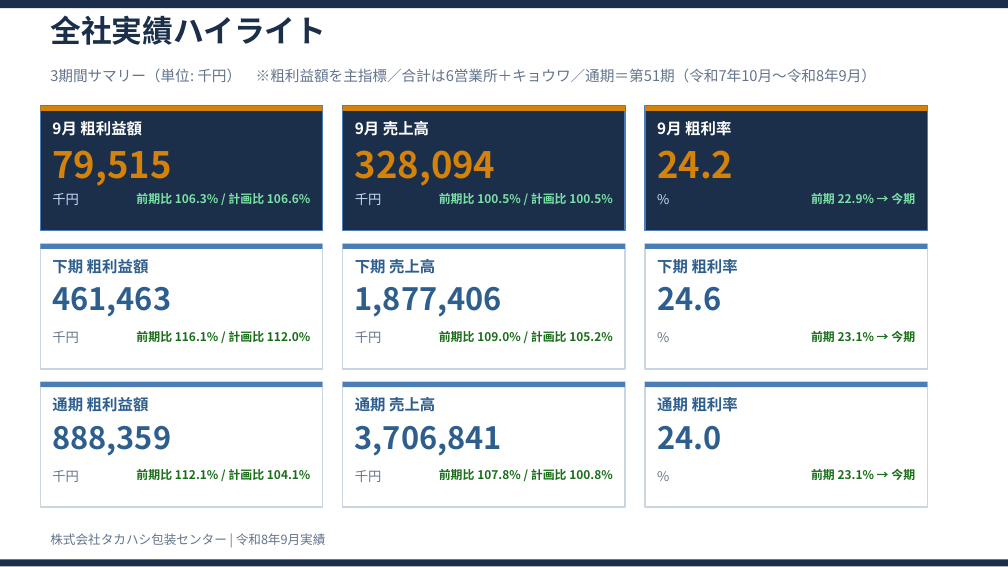
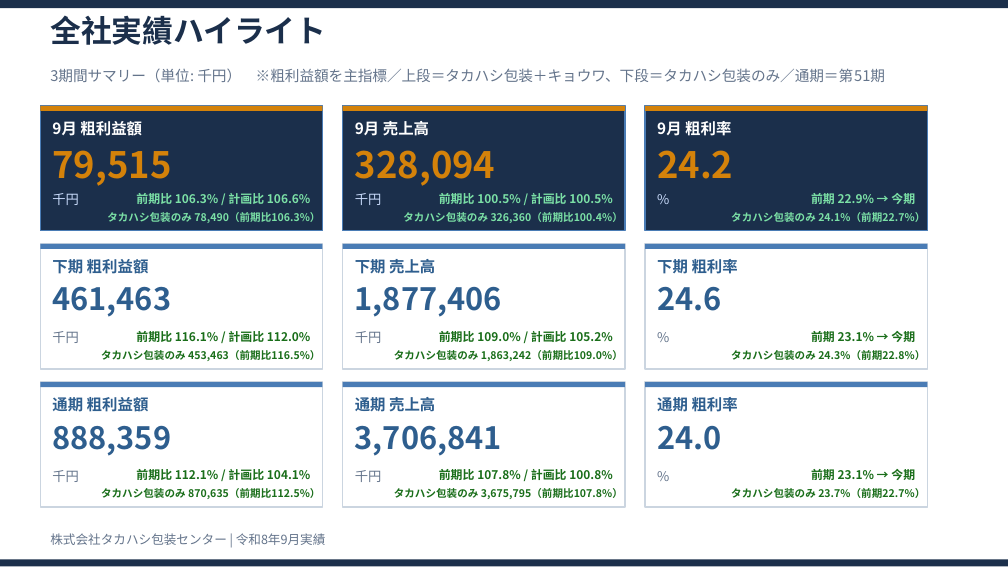
Before and after one commit to takahashihc/claudecode, a slide deck: slide 2 of reports/2026-09_月次実績報告/令和8年9月実績報告.pptx. Drawn at 1008x567 pixels with LibreOffice and Linux fonts; fonts in the diff are those of the drawing. Boxes give left, top, right and bottom in pixels: in the first picture for what was removed or moved away, otherwise in the second. Text is boxed around its words. In the diff, an @@ line names an element or a change of style, - is before the commit and + after.

```diff
--- a/reports/2026-09_月次実績報告/令和8年9月実績報告.pptx
+++ b/reports/2026-09_月次実績報告/令和8年9月実績報告.pptx
@@ text at <box>50,68,885,82</box>: text changed @@
-3期間サマリー（単位: 千円） ※粗利益額を主指標／合計は6営業所＋キョウワ／通期＝第51期（令和7年10月〜令和8年9月）
+3期間サマリー（単位: 千円） ※粗利益額を主指標／上段＝タカハシ包装＋キョウワ、下段＝タカハシ包装のみ／通期＝第51期
@@ text added at <box>107,212,320,223</box>, 7.5 pt, text #7BE0A6, bold @@
+タカハシ包装のみ 78,490（前期比106.3%）
@@ text added at <box>403,212,623,223</box>, 7.5 pt, text #7BE0A6, bold @@
+タカハシ包装のみ 326,360（前期比100.4%）
@@ text added at <box>731,212,925,222</box>, 7.5 pt, text #7BE0A6, bold @@
+タカハシ包装のみ 24.1%（前期22.7%）
@@ text added at <box>101,350,320,361</box>, 7.5 pt, text #1A6E1A, bold @@
+タカハシ包装のみ 453,463（前期比116.5%）
@@ text added at <box>394,350,623,361</box>, 7.5 pt, text #1A6E1A, bold @@
+タカハシ包装のみ 1,863,242（前期比109.0%）
@@ text added at <box>731,350,925,360</box>, 7.5 pt, text #1A6E1A, bold @@
+タカハシ包装のみ 24.3%（前期22.8%）
@@ text added at <box>101,488,320,499</box>, 7.5 pt, text #1A6E1A, bold @@
+タカハシ包装のみ 870,635（前期比112.5%）
@@ text added at <box>394,488,623,499</box>, 7.5 pt, text #1A6E1A, bold @@
+タカハシ包装のみ 3,675,795（前期比107.8%）
@@ text added at <box>731,488,925,498</box>, 7.5 pt, text #1A6E1A, bold @@
+タカハシ包装のみ 23.7%（前期22.7%）
```
Also in this commit, not shown: 5 other slides changed, 2 other files.
